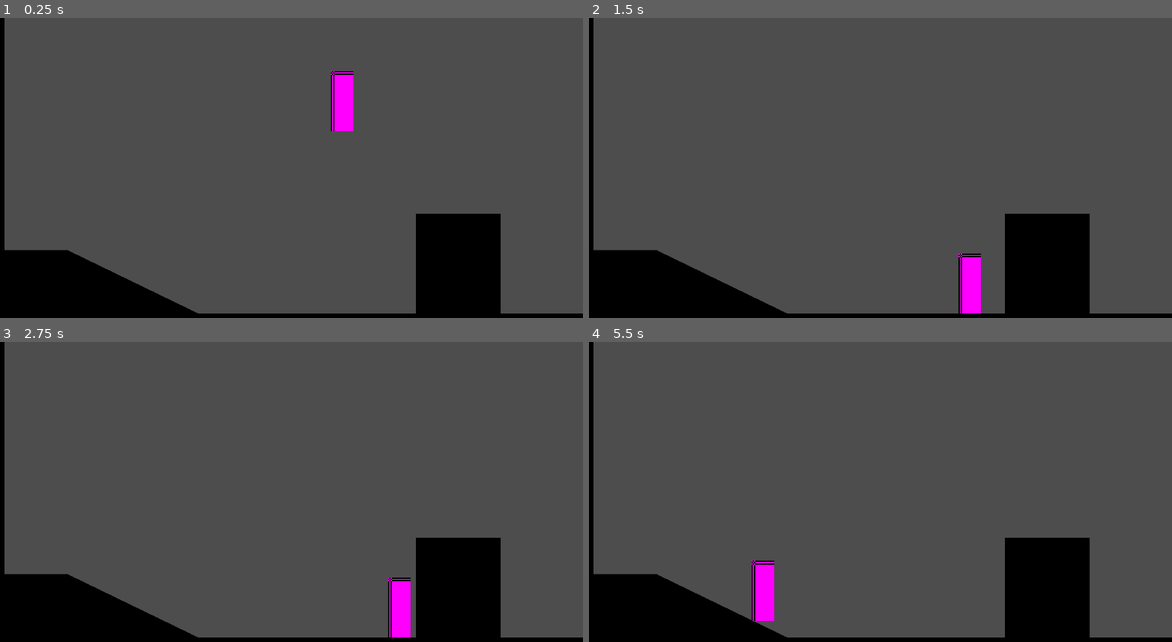
Above: before the commit, frames 1-4 (two rows, left to right).
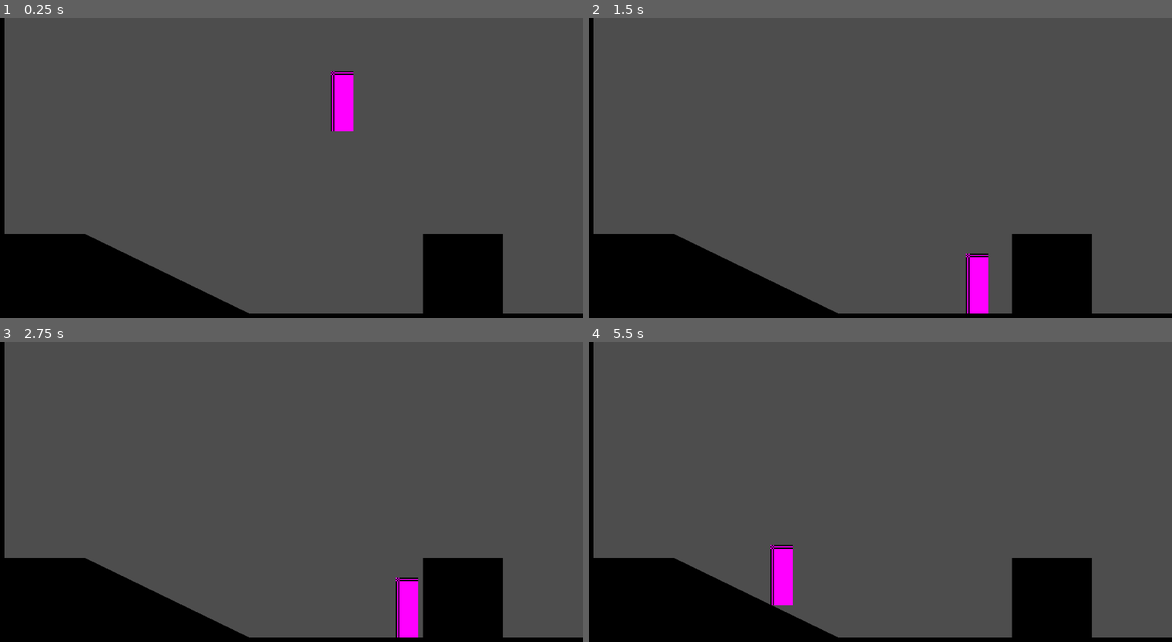
Above: after the commit, the same moments.

Repository: jhonnasVI/meta-forge-mania
Game: Godot game, scene res://playground.tscn
Two runs of this game, one before a commit and one after it. Both use one fixed random seed, a clock stepped at 60 frames per second and the inputs below.
Inputs:
- Up to frame 1 (0.25 s): no input
- Up to frame 2 (1.5 s): hold D (right) 0.53-1.28 s; hold A (left) from 1.28 s (still down)
- Up to frame 3 (2.75 s): release A (left) at 2.03 s; hold D (right) from 2.03 s (still down)
- Up to frame 4 (5.5 s): tap Enter at 3.5 s; release D (right) at 3.53 s; hold A (left) from 3.53 s (still down)

The runs differ from the first frame. In frame 1, 4.2% of the frame differs, in the area x 0-87%, y 65-99%; in frame 2, 4.8%; in frame 3, 4.8%; in frame 4, 5.4%.

Commit message:
- modifying entity objects.

Diff:
--- a/new-game-project/playground.tscn
+++ b/new-game-project/playground.tscn
@@ -14,7 +14,7 @@
 fill_to = Vector2(0, 1)
 
 [sub_resource type="RectangleShape2D" id="RectangleShape2D_chewe"]
-size = Vector2(32, 32)
+size = Vector2(31.997774, 32.01081)
 
 [node name="Playground" type="Node2D" unique_id=44239911]
 
@@ -39,8 +39,8 @@
 shape = SubResource("RectangleShape2D_chewe")
 
 [node name="Sprite2D3" type="Sprite2D" parent="." unique_id=971861865]
-position = Vector2(42, 214.49998)
-scale = Vector2(1.5625, 1.7812501)
+position = Vector2(49, 205)
+scale = Vector2(2, 2)
 texture = SubResource("GradientTexture2D_chewe")
 
 [node name="StaticBody2D" type="StaticBody2D" parent="Sprite2D3" unique_id=14475407]
@@ -49,25 +49,26 @@
 shape = SubResource("RectangleShape2D_chewe")
 
 [node name="Sprite2D4" type="Sprite2D" parent="." unique_id=410894869]
-position = Vector2(139.02191, 248.09496)
+position = Vector2(150.20654, 240.83786)
 rotation = 0.45164412
-scale = Vector2(5.7459927, 1.5265077)
+scale = Vector2(5.7438354, 1.9265687)
 texture = SubResource("GradientTexture2D_chewe")
 
 [node name="StaticBody2D" type="StaticBody2D" parent="Sprite2D4" unique_id=180504387]
 
 [node name="CollisionShape2D" type="CollisionShape2D" parent="Sprite2D4/StaticBody2D" unique_id=1962526458]
+position = Vector2(0.0011138916, -0.0054092407)
 scale = Vector2(1, 1.0000001)
 shape = SubResource("RectangleShape2D_chewe")
 
-[node name="Sprite2D5" type="Sprite2D" parent="." unique_id=744972322]
-position = Vector2(380.00003, 201.90625)
-scale = Vector2(2.1249995, 2.8066404)
+[node name="Sprite2D5" type="Sprite2D" parent="." unique_id=503807296]
+position = Vector2(384, 205)
+scale = Vector2(2, 2)
 texture = SubResource("GradientTexture2D_chewe")
 
-[node name="StaticBody2D" type="StaticBody2D" parent="Sprite2D5" unique_id=811089387]
+[node name="StaticBody2D" type="StaticBody2D" parent="Sprite2D5" unique_id=1606562265]
 
-[node name="CollisionShape2D" type="CollisionShape2D" parent="Sprite2D5/StaticBody2D" unique_id=1756607610]
+[node name="CollisionShape2D" type="CollisionShape2D" parent="Sprite2D5/StaticBody2D" unique_id=1346173187]
 shape = SubResource("RectangleShape2D_chewe")
 
 [node name="Player" parent="." unique_id=1181173013 instance=ExtResource("1_rupst")]
